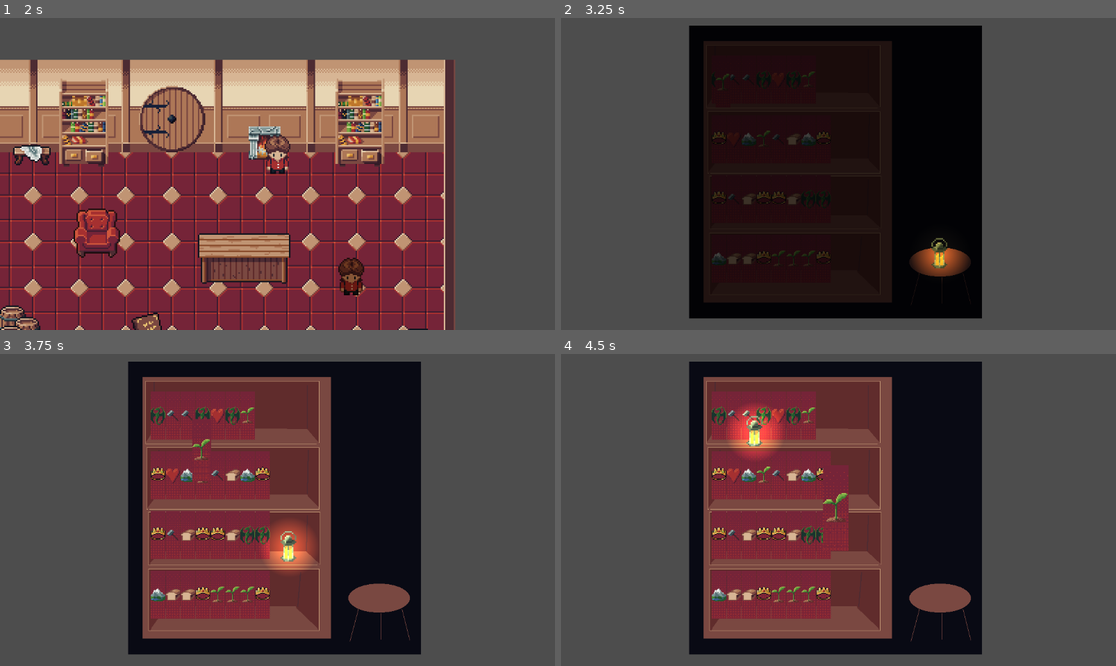
Above: before the commit, frames 1-4 (two rows, left to right).
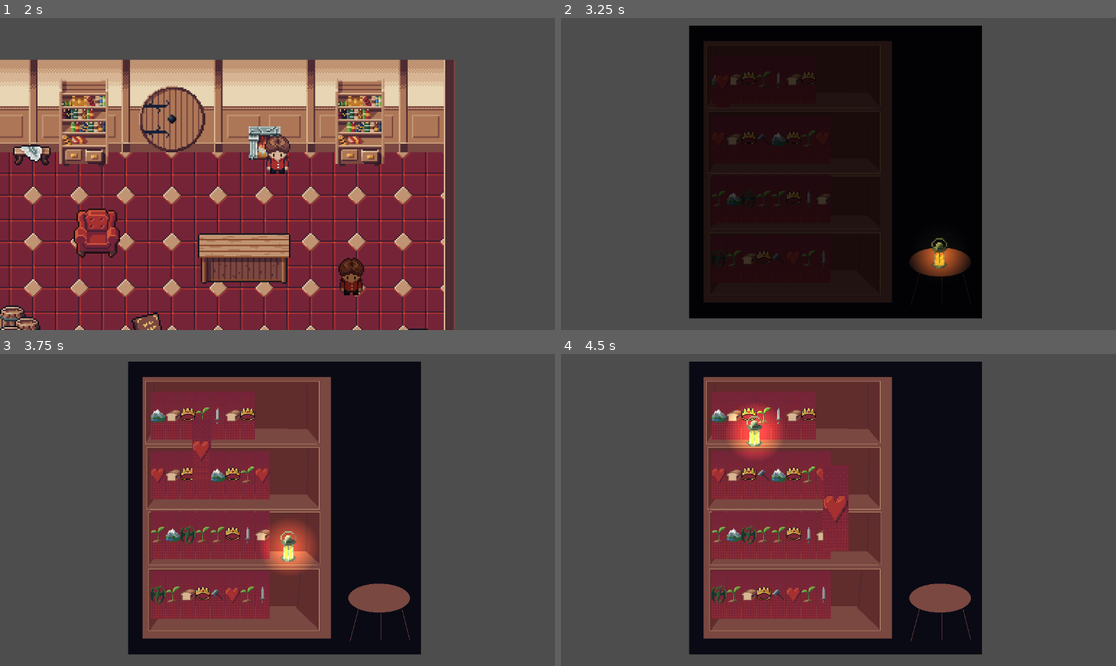
Above: after the commit, the same moments.

Repository: peterakerblom/hoblib
Game: Godot game, scene res://scenes/level.tscn
Two runs of this game, one before a commit and one after it. Both use one fixed random seed, a clock stepped at 60 frames per second and the inputs below.
Inputs (mouse positions are in pixels of both pictures, inside the frame that each line leads up to):
- Up to frame 1 (2 s): move the mouse to (249, 236) at 0.52 s; hold Up (up) 0.53-1.25 s; tap E (interact) at 0.6 s; click (249, 236) at 0.67 s; drag from (444, 220) to (277, 158) at 1.27 s
- Up to frame 2 (3.25 s): move the mouse to (672, 127) at 2.02 s; hold Left (left) 2.03-2.75 s; tap E (interact) at 2.1 s; click (716, 80) at 2.77 s
- Up to frame 3 (3.75 s): drag from (377, 588) to (111, 463) at 3.52 s
- Up to frame 4 (4.5 s): move the mouse to (755, 432) at 4.27 s; hold Down (down) from 4.28 s (still down); tap E (interact) at 4.35 s

Frame 1 is identical in both runs. In frame 2, 1.1% of the frame differs, in the area x 27-49%, y 16-80%; in frame 3, 2.5%; in frame 4, 2.7%, in the area x 27-52%, y 16-81%.

Commit message:
genre

Diff:
--- a/global/data.gd
+++ b/global/data.gd
@@ -10,4 +10,5 @@
 	5 : "bread",
 	6 : "hammer",
 	7 : "heart",
+	8 : "sword",
 }
Binary file added: assets/raw/icon_sword_32.aseprite
Binary file added: assets/sprites/icon_sword_32.png
Not shown, added: assets/sprites/icon_sword_32.png.import
